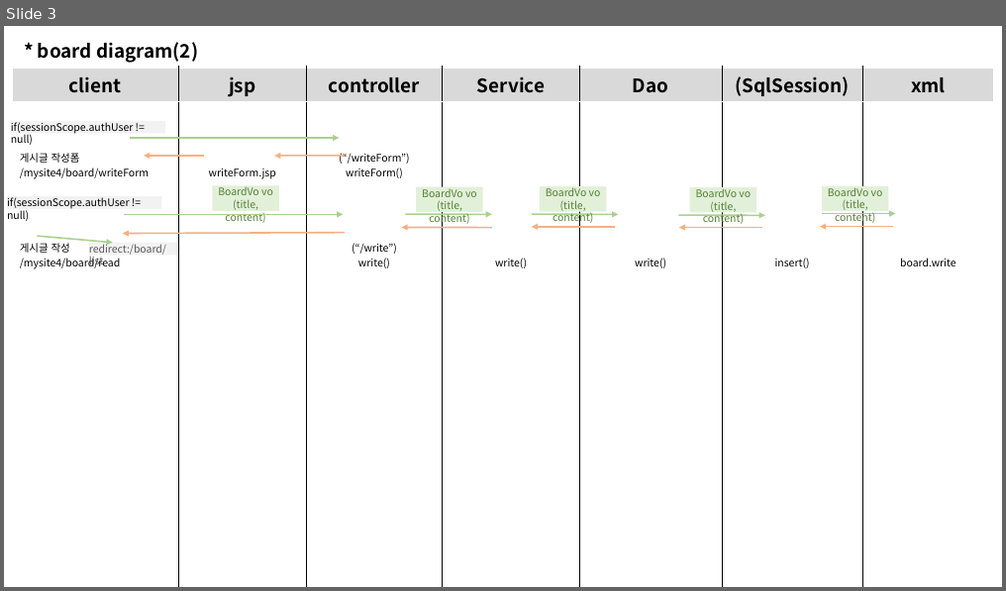
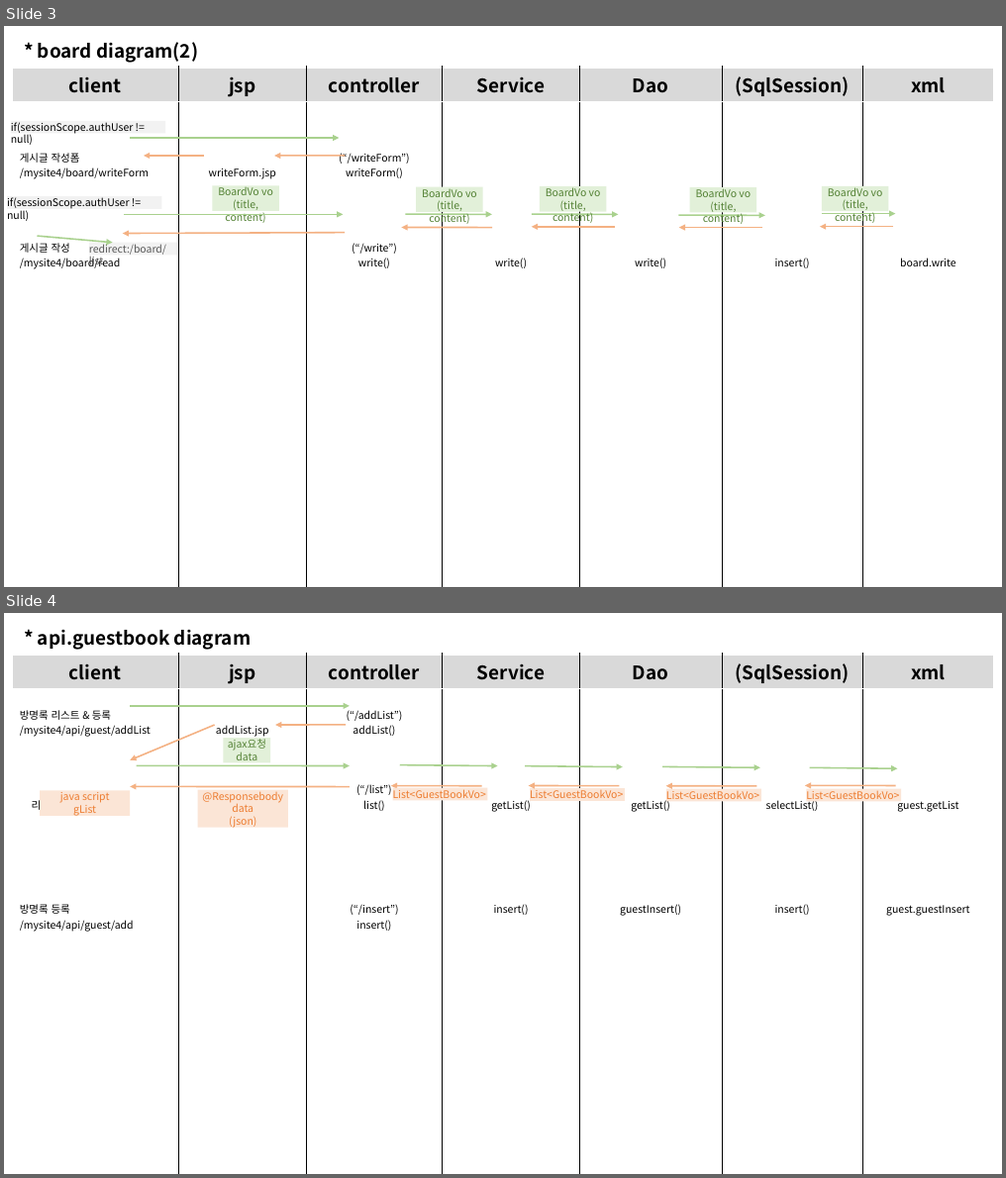
Before and after one commit to lisiee0/mysite4, a slide deck: mysite4_sequencediagram.pptx. Shown one above the other, each under a label of ours: slide 3 before the commit, slides 3 and 4 after it. The pictures are 1006x591 and 1006x1178 pixels, drawn with LibreOffice and Linux fonts; fonts in the diff are those of the drawing. Boxes give left, top, right and bottom in pixels: in the first picture for what was removed or moved away, otherwise in the second. Text is boxed around its words. In the diff, an @@ line names an element or a change of style, - is before the commit and + after.

```diff
--- a/mysite4_sequencediagram.pptx
+++ b/mysite4_sequencediagram.pptx
@@ slide 4 added at [4, 613, 1002, 1174], background #FFFFFF @@
@@ table added at [12, 620, 993, 1163], 3 rows, 7 columns @@
+* api.guestbook diagram |  |  |  |  |  | 
+client | jsp | controller | Service | Dao | (SqlSession) | xml
+방명록 리스트 & 등록 / /mysite4/api/guest/addList / 리스트가 없는 화면 / 방명록 등록 / /mysite4/api/guest/add | addList.jsp | (“/addList”) / addList() / (“/list”) / list() / (“/insert”) / insert() | getList() / insert() | getList() / guestInsert() | selectList() / insert() | guest.getList / guest.guestInsert
@@ arrow added from (130, 706) to (350, 706), #A9D18E 1.5 pt @@
@@ arrow added from (214, 725) to (130, 761), #F4B183 1.5 pt @@
@@ arrow added from (346, 725) to (275, 725), #F4B183 1.5 pt @@
@@ rectangle added at [224, 738, 270, 763], fill #E2F0D9, 10 pt, text #548235 @@
+ajax요청
+data
@@ rectangle added at [40, 790, 131, 816], fill #FBE5D6, 10 pt, text #ED7D31 @@
+java script
+gList
@@ arrow added from (350, 786) to (130, 786), #F4B183 1.5 pt @@
@@ arrow added from (137, 765) to (350, 765), #A9D18E 1.5 pt @@
@@ rectangle added at [198, 789, 288, 827], fill #FBE5D6, 10 pt, text #ED7D31 @@
+@Responsebody
+data
+(json)
@@ arrow added from (481, 786) to (391, 786), #F4B183 1.5 pt @@
@@ rectangle added at [392, 788, 487, 801], fill #FBE5D6, 10 pt, text #ED7D31 @@
+List<GuestBookVo>
@@ arrow added from (400, 765) to (498, 765), #A9D18E 1.5 pt @@
@@ arrow added from (525, 766) to (623, 767), #A9D18E 1.5 pt @@
@@ arrow added from (620, 786) to (528, 786), #F4B183 1.5 pt @@
@@ rectangle added at [530, 788, 625, 801], fill #FBE5D6, 10 pt, text #ED7D31 @@
+List<GuestBookVo>
@@ arrow added from (662, 767) to (760, 768), #A9D18E 1.5 pt @@
@@ arrow added from (757, 786) to (665, 786), #F4B183 1.5 pt @@
@@ rectangle added at [666, 789, 761, 802], fill #FBE5D6, 10 pt, text #ED7D31 @@
+List<GuestBookVo>
@@ arrow added from (896, 786) to (805, 786), #F4B183 1.5 pt @@
@@ rectangle added at [807, 789, 902, 802], fill #FBE5D6, 10 pt, text #ED7D31 @@
+List<GuestBookVo>
@@ arrow added from (810, 768) to (898, 768), #A9D18E 1.5 pt @@
```
Also in this commit, not shown: 5 other files.
